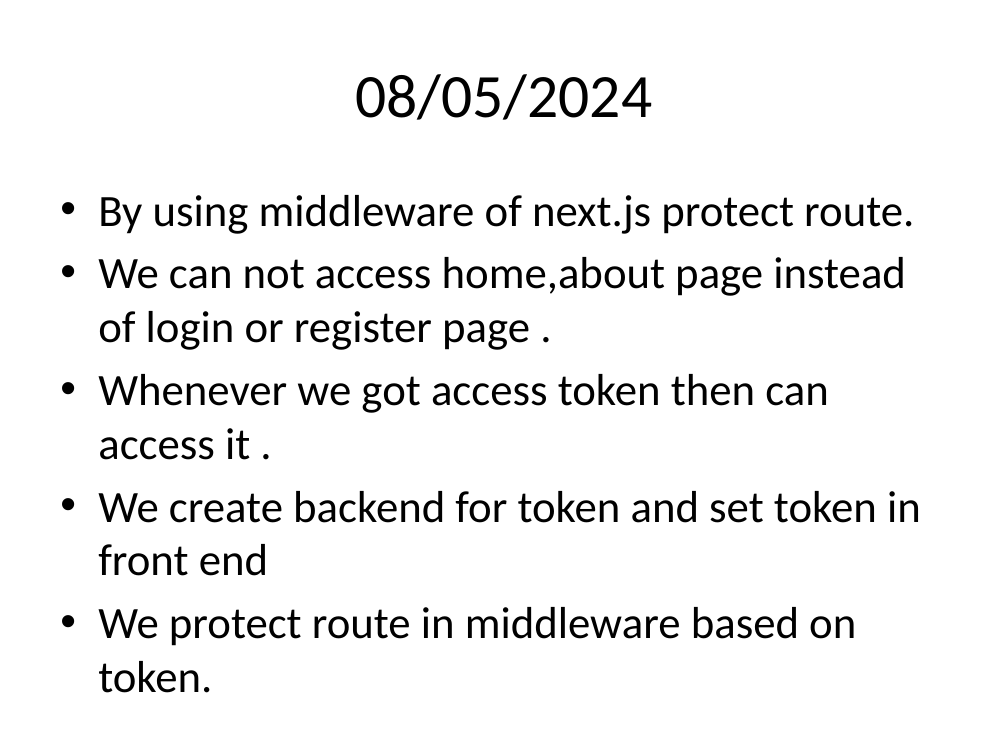
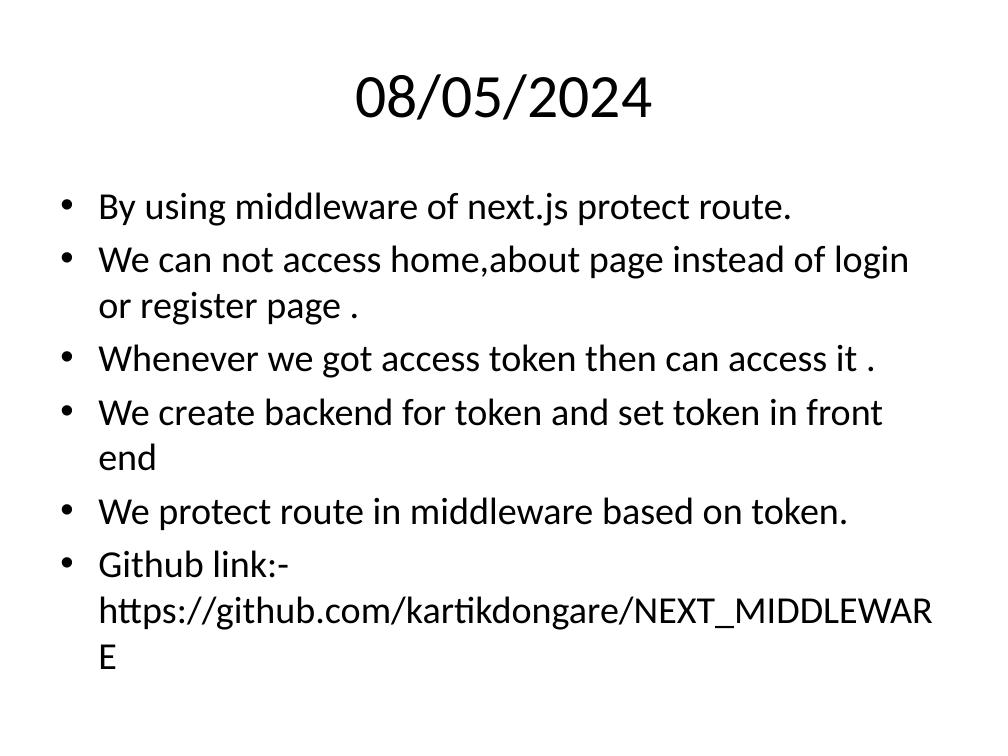
Before and after one commit to kartikdongare/AST_ALL_PPT, a slide deck: slide 21 of ALL TASK PPT.pptx. Drawn at 1008x756 pixels with LibreOffice and Linux fonts; fonts in the diff are those of the drawing. Boxes give left, top, right and bottom in pixels: in the first picture for what was removed or moved away, otherwise in the second. Text is boxed around its words. In the diff, an @@ line names an element or a change of style, - is before the commit and + after.

```diff
--- a/ALL TASK PPT.pptx
+++ b/ALL TASK PPT.pptx
@@ text at (98,192,909,530): size 32 to 27.2 pt in "By using middleware of next.js protect route.", "We can not access home,about page instead ...", "Whenever we got access token then can ...", "We create backend for token and set ..." and 1 more places @@
@@ text at (98,550,932,630): paragraph added @@
+• Github link:- https://github.com/kartikdongare/NEXT_MIDDLEWARE
```
Also in this commit, not shown: 6 other slides changed, 1 slide added.
